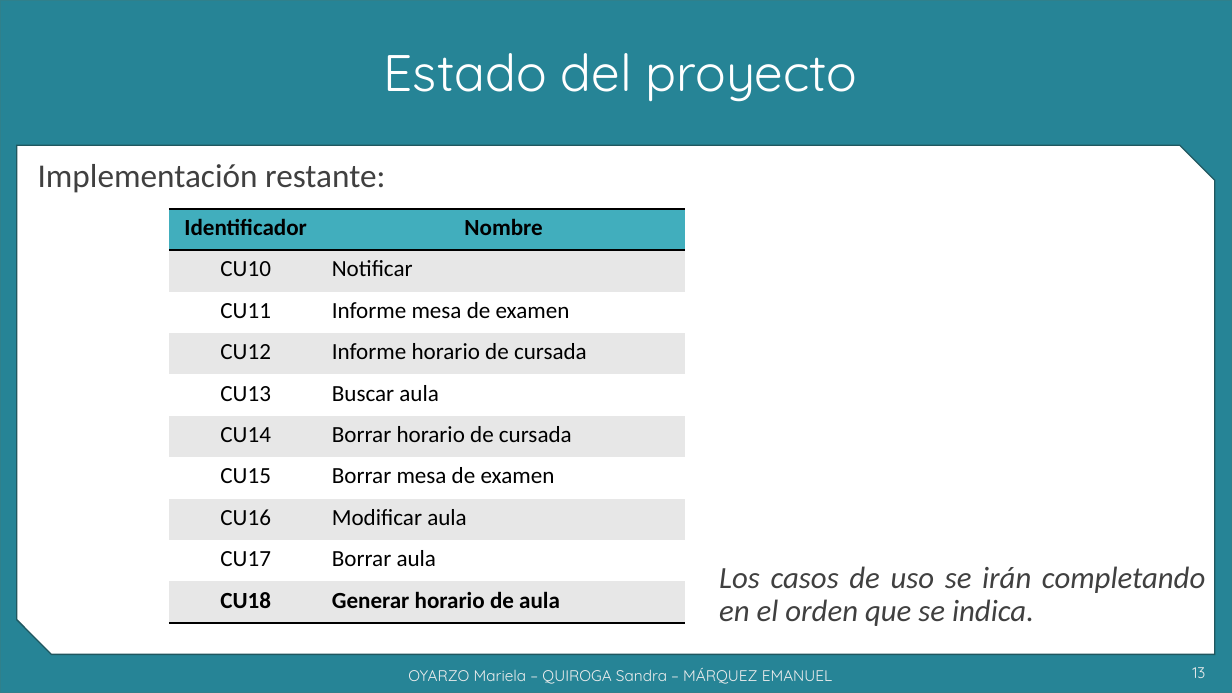
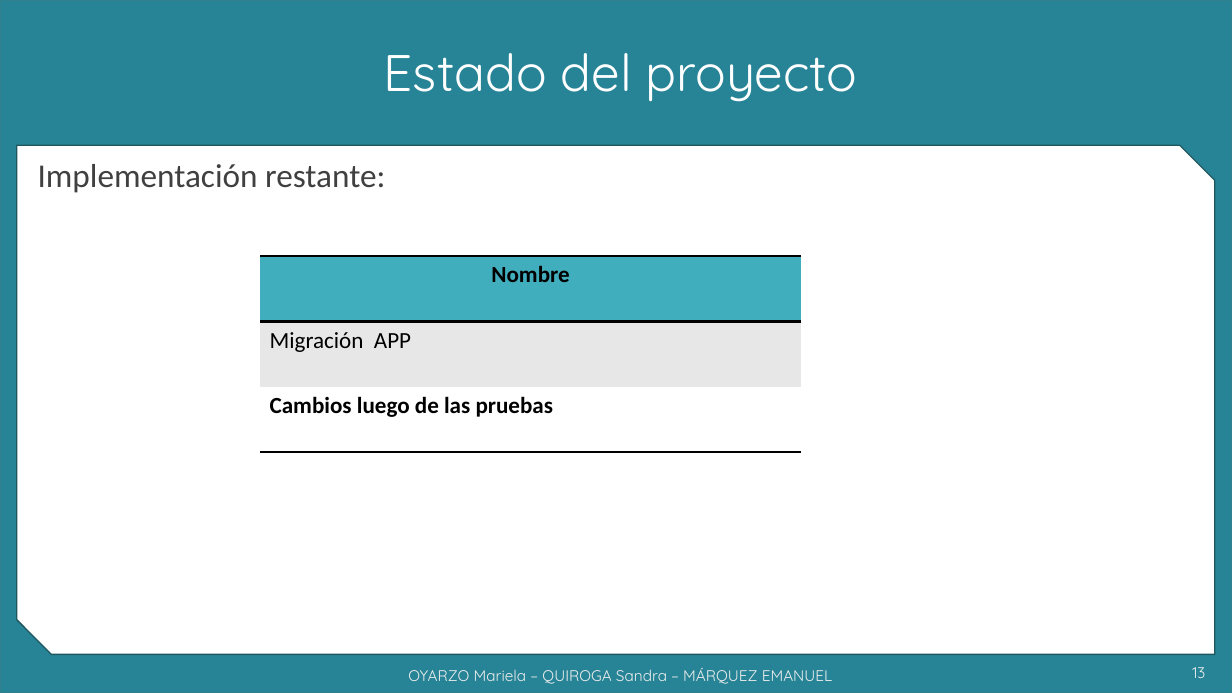
Before and after one commit to grupoyenu/yenu, a slide deck: slide 13 of 08. Presentaciones/Presentación 10 - 21.11.19.pptx. Drawn at 1232x693 pixels with LibreOffice and Linux fonts; fonts in the diff are those of the drawing; background and template pictures are left out. Boxes give left, top, right and bottom in pixels: in the first picture for what was removed or moved away, otherwise in the second. Text is boxed around its words. In the diff, an @@ line names an element or a change of style, - is before the commit and + after.

```diff
--- a/08. Presentaciones/Presentación 10 - 21.11.19.pptx
+++ b/08. Presentaciones/Presentación 10 - 21.11.19.pptx
@@ table at (x1=261, y1=256, x2=801, y2=452) @@
-Identificador | Nombre
-CU10 | Notificar
-CU11 | Informe mesa de examen
-CU12 | Informe horario de cursada
-CU13 | Buscar aula
-CU14 | Borrar horario de cursada
-CU15 | Borrar mesa de examen
-CU16 | Modificar aula
-CU17 | Borrar aula
-CU18 | Generar horario de aula
+Nombre
+Migración APP
+Cambios luego de las pruebas
@@ table resized from (x1=169, y1=209, x2=685, y2=623) to (x1=261, y1=256, x2=801, y2=452) @@
@@ text removed at (x1=719, y1=566, x2=1205, y2=626) @@
-Los casos de uso se irán completando en el orden que se indica.
```
Also in this commit, not shown: 5 other slides changed, 4 slides removed.
